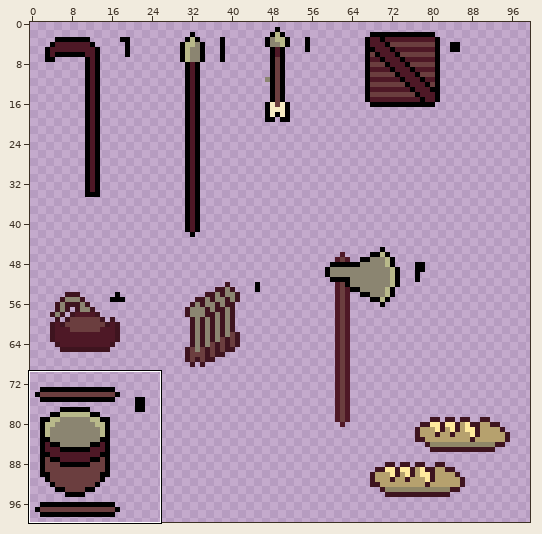
Edited in one commit: pixel-art file (art_workspace/sprite/biblioteca.aseprite). Above, an overview of the earlier version with the close-up marked.
Close-up. First the earlier version:
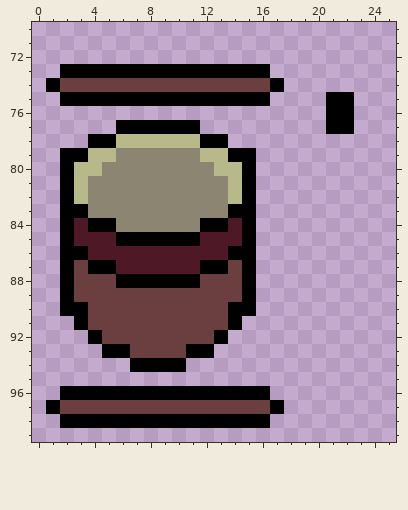
100x100 pixels, 1 frame. Shown: x 0..25, y 70..99. The commit also changed other parts of the picture, which this record leaves out.
New version:
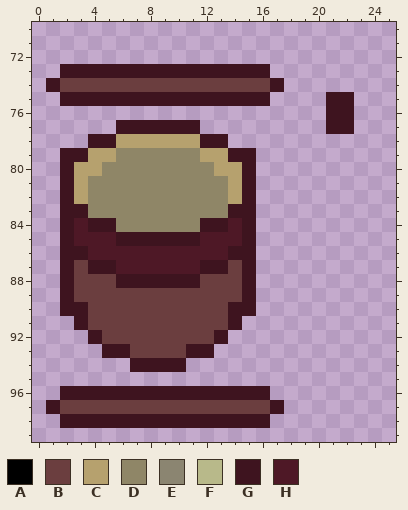
Palette (. is transparent): A #000000  B #6b3e3f  C #b6a16e  D #8f8667  E #8b8571  F #b8b98a  G #3e141f  H #4e1826
Difference:
Colour F becomes colour C in row 78 at x 6 to 11; in row 79 at x 4 to 5 and 12 to 13; in row 80 at x 3 to 4 and 13 to 14; in rows 81 to 82 at x 3 and 14.
Colour E becomes colour D in row 79 at x 6 to 11; in row 80 at x 5 to 12; in rows 81 to 83 at x 4 to 13; in row 84 at x 6 to 11.
Colour A becomes colour G in row 73 at x 2 to 16; in row 74 at x 1 and 17; in row 75 at x 2 to 16 and 21 to 22; in row 76 at x 21 to 22; in row 77 at x 6 to 11 and 21 to 22; in row 78 at x 4 to 5 and 12 to 13.
Colour A becomes colour G in row 79 at x 2 to 3 and 14 to 15; in rows 80 to 82 at x 2 and 15; in row 83 at x 2 to 3 and 14 to 15; in row 84 at x 2, 4 to 5, 12 to 13 and 15; in row 85 at x 2, 6 to 11 and 15; in row 86 at x 2 to 3 and 14 to 15.
Colour A becomes colour G in row 87 at x 2, 4 to 5, 12 to 13 and 15; in row 88 at x 2, 6 to 11 and 15; in row 89 at x 2 and 15; in row 90 at x 2 to 3 and 14 to 15; in row 91 at x 3 and 14; in row 92 at x 4 and 13.
Colour A becomes colour G in row 93 at x 5 to 6 and 11 to 12; in row 94 at x 7 to 10; in row 96 at x 2 to 16; in row 97 at x 1 and 17; in row 98 at x 2 to 16.
